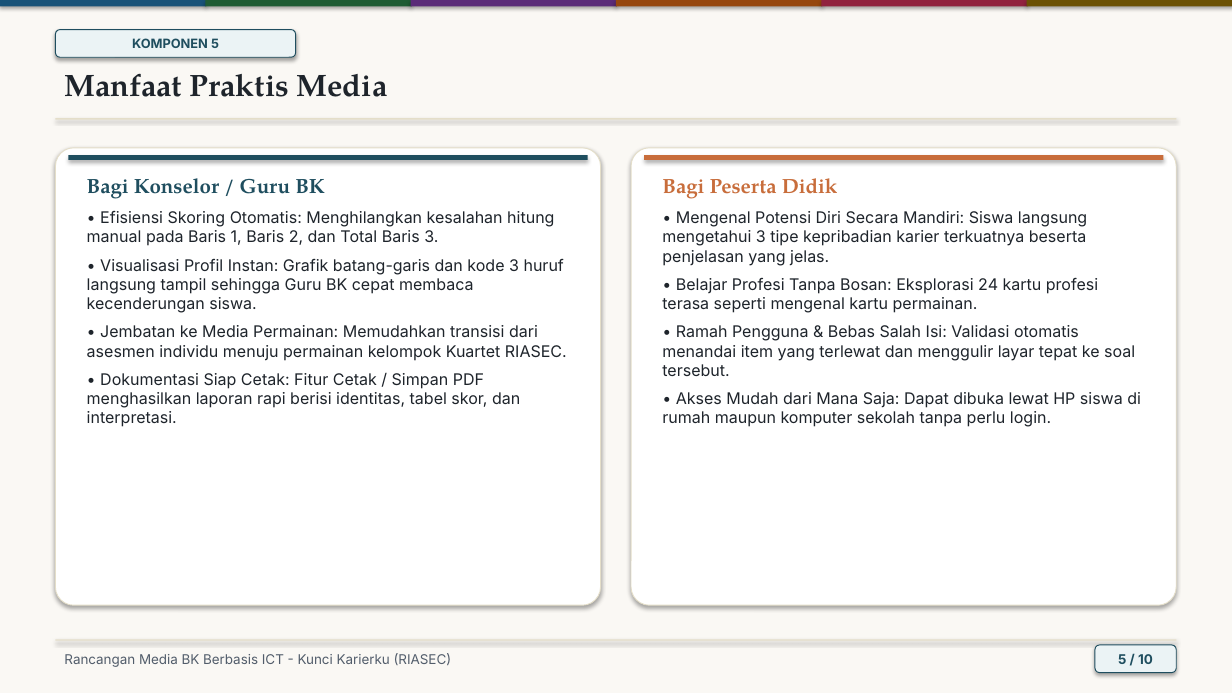
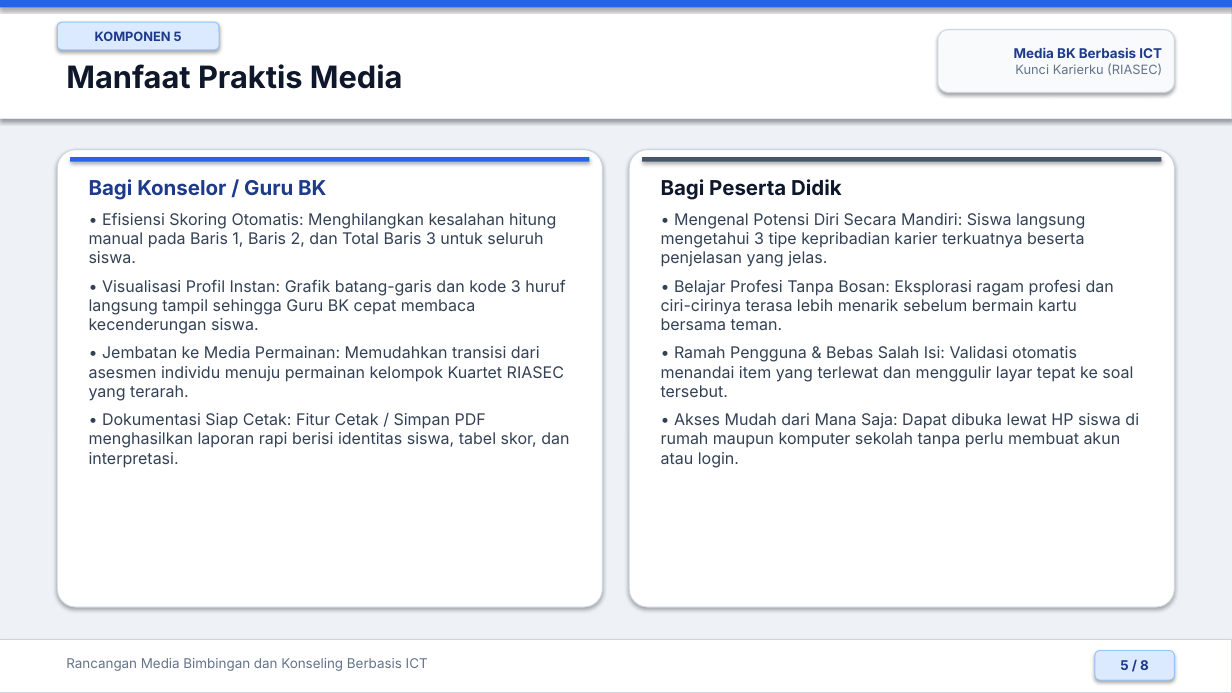
Before and after one commit to dvoidd/kunci-karierku-riasec, a slide deck: slide 5 of docs/Presentasi_Kunci_Karierku_RIASEC.pptx. Drawn at 1232x693 pixels with LibreOffice and Linux fonts; fonts in the diff are those of the drawing. Boxes give left, top, right and bottom in pixels: in the first picture for what was removed or moved away, otherwise in the second. Text is boxed around its words. In the diff, an @@ line names an element or a change of style, - is before the commit and + after.

Commit message:
Revise presentation: 8 slides, blue/white/pastel-gray theme, all 7 edits

```diff
--- a/docs/Presentasi_Kunci_Karierku_RIASEC.pptx
+++ b/docs/Presentasi_Kunci_Karierku_RIASEC.pptx
@@ background #FAF8F4 to #EEF2F7 @@
@@ rectangle: place and size @@
-rectangle at box(55, 118, 1177, 119)
+rectangle at box(0, 0, 1232, 118)
@@ rectangle at box(0, 0, 1232, 118): fill #E4DEC9 to #FFFFFF; outline none to #DBEAFE 0.75 pt @@
@@ rectangle: place and size @@
-rectangle at box(205, 0, 411, 6)
+rectangle at box(0, 0, 1232, 7)
@@ rectangle at box(0, 0, 1232, 7): fill #1F5C34 to #2563EB @@
@@ rectangle removed at box(0, 0, 206, 6) @@
@@ rounded rectangle "KOMPONEN 5": place and size @@
-rounded rectangle "KOMPONEN 5" at box(55, 30, 296, 57)
+rounded rectangle "KOMPONEN 5" at box(57, 22, 219, 50)
@@ rounded rectangle "KOMPONEN 5" at box(57, 22, 219, 50): text colour #1F4E5F to #1E3A8A; fill #EBF3F5 to #DBEAFE; outline #1F4E5F 0.75 pt to #93C5FD 0.75 pt @@
@@ rectangle removed at box(410, 0, 616, 6) @@
@@ rectangle removed at box(616, 0, 823, 6) @@
@@ rectangle removed at box(822, 0, 1028, 6) @@
@@ rectangle removed at box(1027, 0, 1232, 6) @@
@@ text "Manfaat Praktis Media": place and size @@
-text "Manfaat Praktis Media" at box(64, 73, 388, 97)
+text "Manfaat Praktis Media" at box(66, 64, 403, 89)
@@ text "Manfaat Praktis Media" at box(66, 64, 403, 89): font TeX Gyre Pagella to Inter, text colour #1E242B to #0F172A @@
@@ rounded rectangle added at box(938, 30, 1175, 92), fill #F8FAFC, outline #CBD5E1 0.75 pt, 10 pt, text #64748B @@
+Media BK Berbasis ICT
+Kunci Karierku (RIASEC)
@@ rounded rectangle at box(57, 150, 603, 607): outline #E4DEC9 0.75 pt to #CBD5E1 0.75 pt @@
@@ rectangle at box(70, 157, 590, 162): fill #1F4E5F to #2563EB @@
@@ text at box(89, 179, 565, 334): font TeX Gyre Pagella to Inter, text colour #1F4E5F to #1E3A8A in "Bagi Konselor / Guru BK"; text colour #1E242B to #334155 in "• Visualisasi Profil Instan: Grafik batang-garis dan ..." @@
@@ rounded rectangle at box(629, 150, 1175, 607): outline #E4DEC9 0.75 pt to #CBD5E1 0.75 pt @@
@@ rectangle at box(642, 157, 1162, 162): fill #C86D3B to #475569 @@
@@ text at box(661, 179, 1133, 397): font TeX Gyre Pagella to Inter, text colour #C86D3B to #0F172A in "Bagi Peserta Didik"; text colour #1E242B to #334155 in "• Mengenal Potensi Diri Secara Mandiri: Siswa ...", "• Ramah Pengguna & Bebas Salah Isi: ..." @@
@@ text at box(89, 213, 556, 263): text changed; text colour #1E242B to #334155 @@
-• Efisiensi Skoring Otomatis: Menghilangkan kesalahan hitung manual pada Baris 1, Baris 2, dan Total Baris 3.
+• Efisiensi Skoring Otomatis: Menghilangkan kesalahan hitung manual pada Baris 1, Baris 2, dan Total Baris 3 untuk seluruh siswa.
@@ text at box(661, 280, 1114, 330): text changed; text colour #1E242B to #334155 @@
-• Belajar Profesi Tanpa Bosan: Eksplorasi 24 kartu profesi terasa seperti mengenal kartu permainan.
+• Belajar Profesi Tanpa Bosan: Eksplorasi ragam profesi dan ciri-cirinya terasa lebih menarik sebelum bermain kartu bersama teman.
@@ text at box(89, 346, 569, 468): text changed; text colour #1E242B to #334155 @@
-• Jembatan ke Media Permainan: Memudahkan transisi dari asesmen individu menuju permainan kelompok Kuartet RIASEC.
-• Dokumentasi Siap Cetak: Fitur Cetak / Simpan PDF menghasilkan laporan rapi berisi identitas, tabel skor, dan interpretasi.
+• Jembatan ke Media Permainan: Memudahkan transisi dari asesmen individu menuju permainan kelompok Kuartet RIASEC yang terarah.
+• Dokumentasi Siap Cetak: Fitur Cetak / Simpan PDF menghasilkan laporan rapi berisi identitas siswa, tabel skor, dan interpretasi.
@@ text at box(661, 413, 1139, 468): text changed; text colour #1E242B to #334155 @@
-• Akses Mudah dari Mana Saja: Dapat dibuka lewat HP siswa di rumah maupun komputer sekolah tanpa perlu login.
+• Akses Mudah dari Mana Saja: Dapat dibuka lewat HP siswa di rumah maupun komputer sekolah tanpa perlu membuat akun atau login.
@@ rectangle: place and size @@
-rectangle at box(55, 640, 1177, 640)
+rectangle at box(0, 640, 1232, 693)
@@ rectangle at box(0, 640, 1232, 693): fill #E4DEC9 to #FFFFFF; outline none to #CBD5E1 0.75 pt @@
@@ text at box(66, 658, 428, 671): text changed; text colour #525D6B to #64748B @@
-Rancangan Media BK Berbasis ICT - Kunci Karierku (RIASEC)
+Rancangan Media Bimbingan dan Konseling Berbasis ICT
@@ rounded rectangle "5 / 8": place and size @@
-rounded rectangle "5 / 8" at box(1095, 645, 1177, 673)
+rounded rectangle "5 / 8" at box(1095, 651, 1175, 680)
@@ rounded rectangle "5 / 8" at box(1095, 651, 1175, 680): fill #EBF3F5 to #DBEAFE; outline #1F4E5F 0.75 pt to #93C5FD 0.75 pt @@
@@ text in rounded rectangle at box(1120, 660, 1149, 670): text changed; text colour #1F4E5F to #1E3A8A @@
-5 / 10
+5 / 8
```
Also in this commit, not shown: 5 other slides changed, 2 slides added, 4 slides removed, 2 other files.
